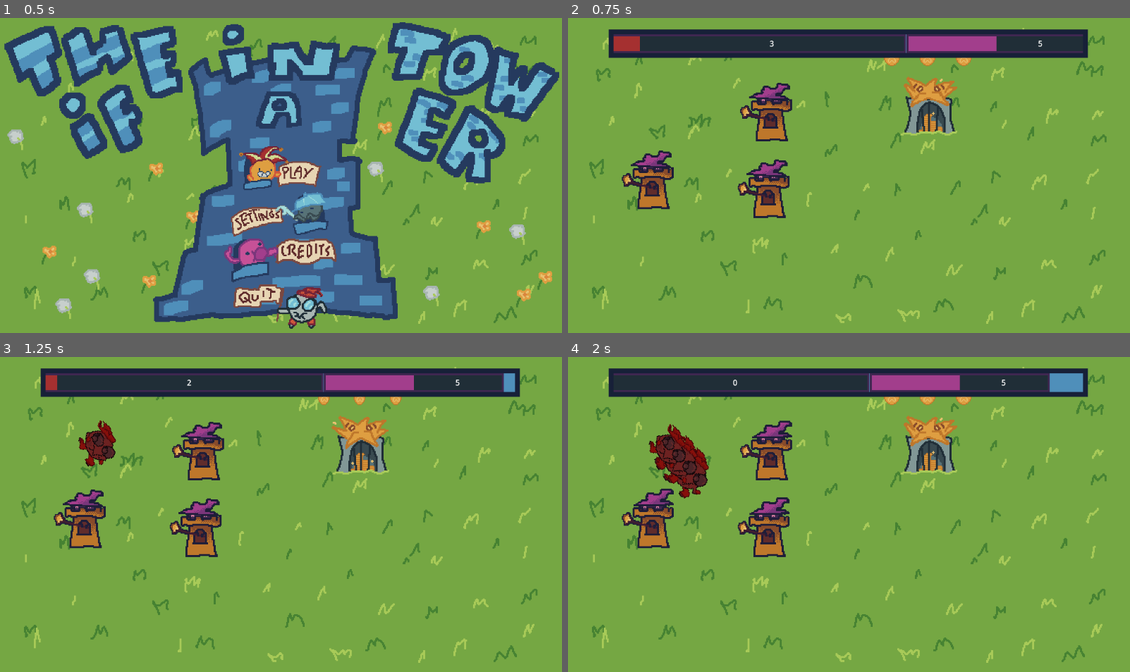
Above: before the commit, frames 1-4 (two rows, left to right).
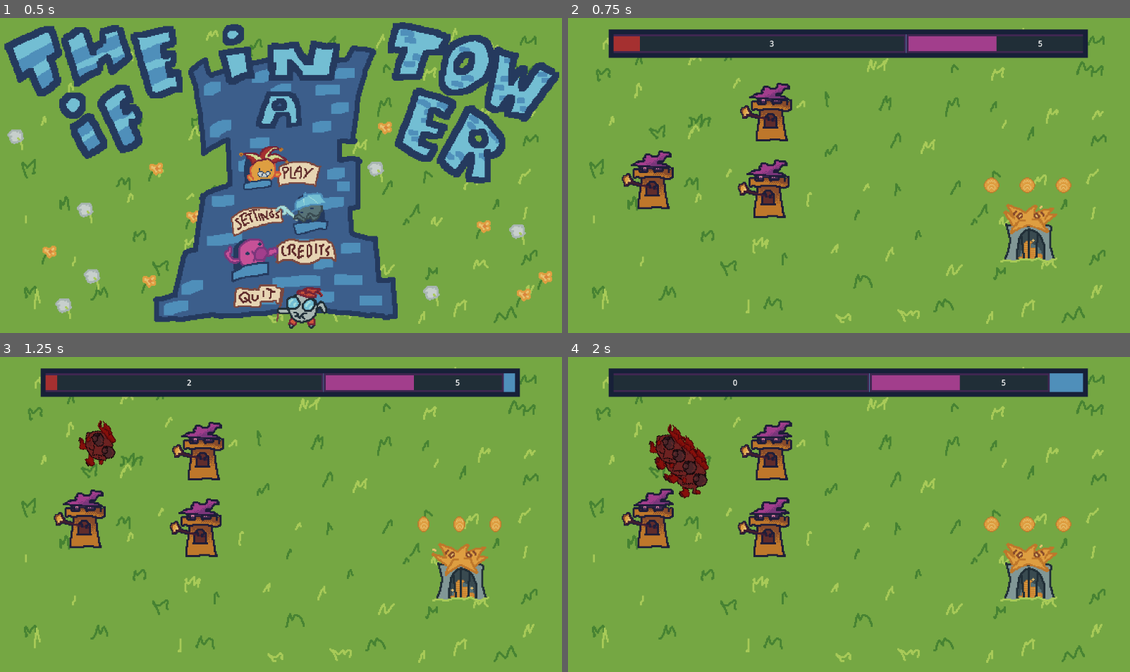
Above: after the commit, the same moments.

Repository: MagnusLucas/BrackeysAugust26
Game: Godot game, scene res://scenes/main_menu.tscn
Same seed, same stepped clock (60 frames per second), same inputs: the game is played once before the commit and once after it. The engine's default icon, where the game draws it, is replaced by a stand-in: a white triangle on a blue panel in a dark square.
Inputs (mouse positions are in pixels of both pictures, inside the frame that each line leads up to):
- Up to frame 1 (0.5 s): no input
- Up to frame 2 (0.75 s): click (849, 169) at 0.5 s
- Up to frame 3 (1.25 s): no input
- Up to frame 4 (2 s): move the mouse to (770, 451) at 1.27 s; click (770, 451) at 1.42 s

Frame 1 is identical in both runs. In frame 2, 3.3% of the frame differs, in the area x 56-90%, y 12-78%; in frame 3, 3.2%; in frame 4, 3.3%.

Commit message:
Moved base

Diff:
--- a/scenes/test_scene.tscn
+++ b/scenes/test_scene.tscn
@@ -3,6 +3,7 @@
 [ext_resource type="Script" uid="uid://d2rb06xr56d23" path="res://scenes/test_scene.gd" id="1_6qxox"]
 [ext_resource type="Script" uid="uid://l30wx1ac771v" path="res://data/tower_stats.gd" id="3_h3xc6"]
 [ext_resource type="PackedScene" uid="uid://b6qexenqqef30" path="res://scenes/base/base.tscn" id="3_nd71p"]
+[ext_resource type="Script" uid="uid://c2etpc4m3sety" path="res://data/base_stats.gd" id="3_pln1h"]
 [ext_resource type="Resource" uid="uid://tjpah63bte83" path="res://data/basic_tower_stats.tres" id="3_s36qc"]
 [ext_resource type="PackedScene" uid="uid://b4ynafkntrxwl" path="res://scenes/tower/tower.tscn" id="4_7ddre"]
 [ext_resource type="Script" uid="uid://bgrv1axsi84hd" path="res://components/enemy_spawner.gd" id="5_qjeyg"]
@@ -20,6 +21,12 @@
 "points": PackedVector2Array(0, 0, 0, 0, 193, 153, 0, 0, 0, 0, 308, 330, 0, 0, 0, 0, 926, 451)
 }
 point_count = 3
+
+[sub_resource type="Resource" id="Resource_8gixj"]
+resource_local_to_scene = true
+script = ExtResource("3_pln1h")
+max_hp = 2
+metadata/_custom_type_script = "uid://c2etpc4m3sety"
 
 [sub_resource type="Resource" id="Resource_6qxox"]
 script = ExtResource("3_h3xc6")
@@ -66,7 +73,8 @@
 curve = SubResource("Curve2D_7ddre")
 
 [node name="Base" parent="." unique_id=2018472515 instance=ExtResource("3_nd71p")]
-position = Vector2(739, 182)
+position = Vector2(943, 442)
+base_stats = SubResource("Resource_8gixj")
 
 [node name="Tower" parent="." unique_id=1378462679 instance=ExtResource("4_7ddre")]
 position = Vector2(419, 192)
